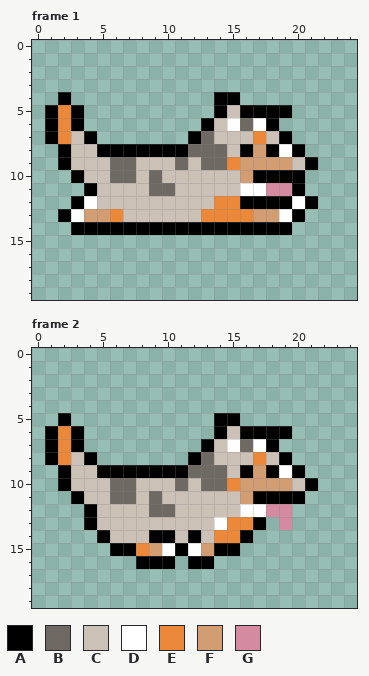
Pixel-art file: 00_common/assets/dog-color-swap/run-color-swap-4.ase. The picture above is the old version.
25x20 pixels, 2 frames. Shown: frame 1, frame 2.
Palette (. is transparent): A #000000  B #6f6963  C #ccc1b7  D #ffffff  E #eb883a  F #d29d73  G #d48aa1
Pixels before, frame 1, first column x 1:
 4 .A...........AA......
 5 AEA..........ACAAAA..
 6 AEA.........ACDBDA...
 7 AECA.......ABCCCECA..
 8 .ACCAAAAAAABBBCAFADA.
 9 .ACCCBBCCCBCBBEFFFFCA
10 ..ACCBBCBCCCCCCFAAAA.
11 ...ACCCCBBCCCCCDDGGA.
12 ..ADCCCCCCCCCEEAAAADA
13 .ADFFECCCCCCEEEEFFDA.
14 ..AAAAAAAAAAAAAAAAA..
Pixels before, frame 2, first column x 1:
 5 .A...........AA......
 6 AEA..........ACAAAA..
 7 AEA.........ACDBDA...
 8 AECA.......ABCCCECA..
 9 .ACCAAAAAAABBBCAFADA.
10 .ACCCBBCCCBCBBEFFFFCA
11 ..ACCBBCBCCCCCCFAAAA.
12 ...ACCCCBBCCCCCDDGG..
13 ...ACCCCCCCCCDEEA.G..
14 ....ACCCAACACEEA.....
15 .....AAEFDADFAA......
16 .......AAA.AA........
After:
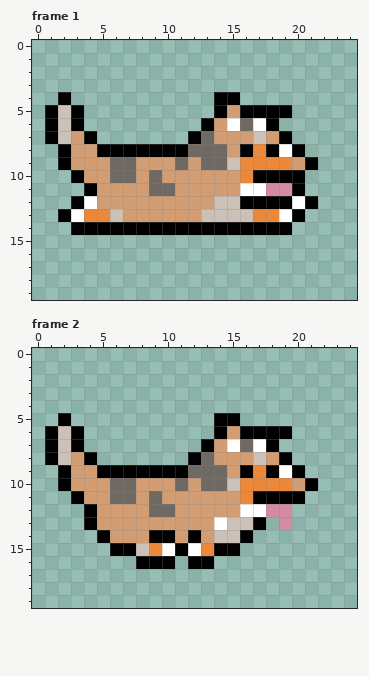
The exact change:
Colour C changes from #ccc1b7 to #d29d73.
Colour E changes from #eb883a to #ccc1b7.
Colour F changes from #d29d73 to #eb883a.
Pixel boxes of the changes (left, top, right, bottom) in both pictures:
changed: (58, 105, 305, 222)
changed: (58, 426, 305, 556)
